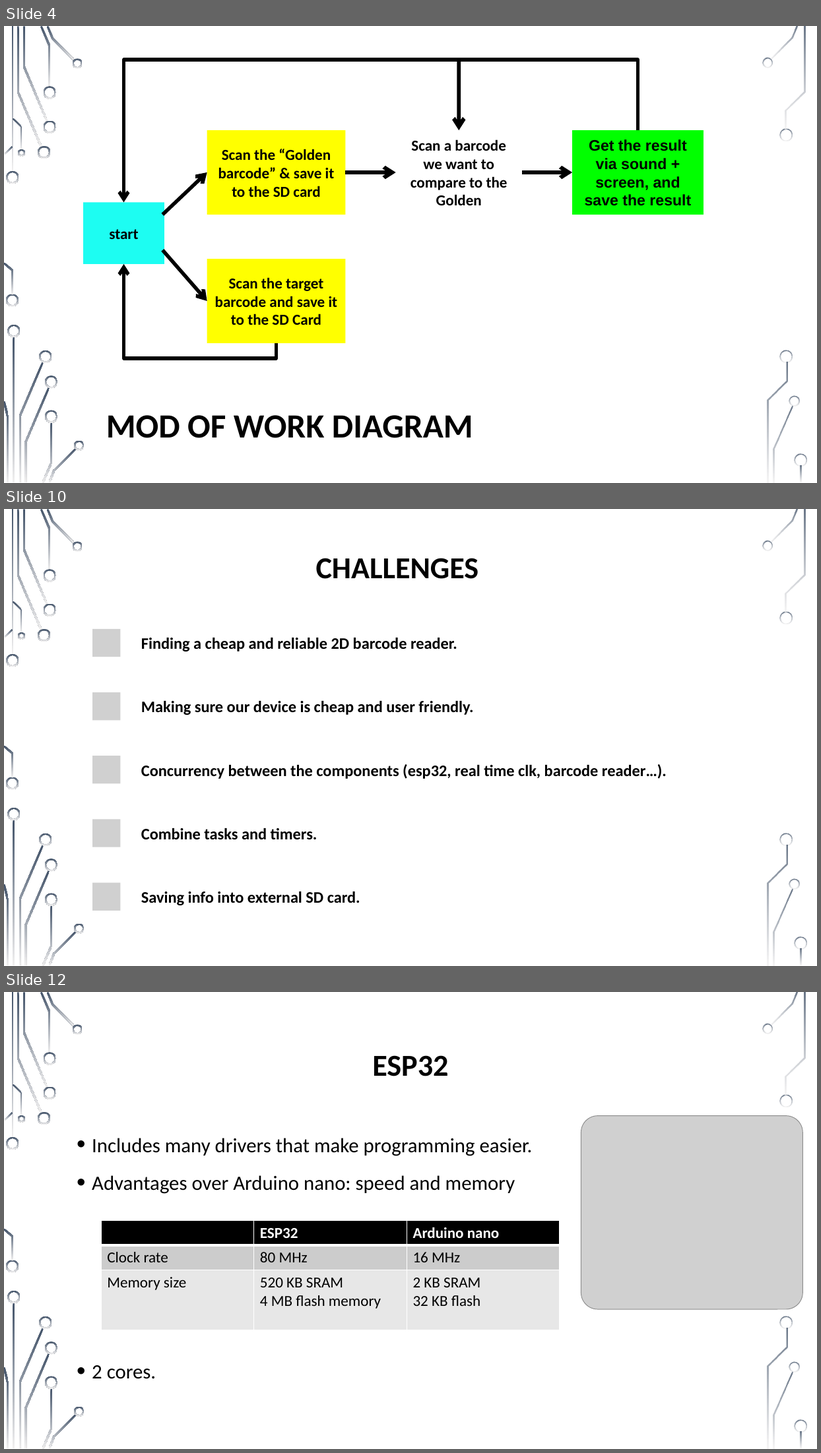
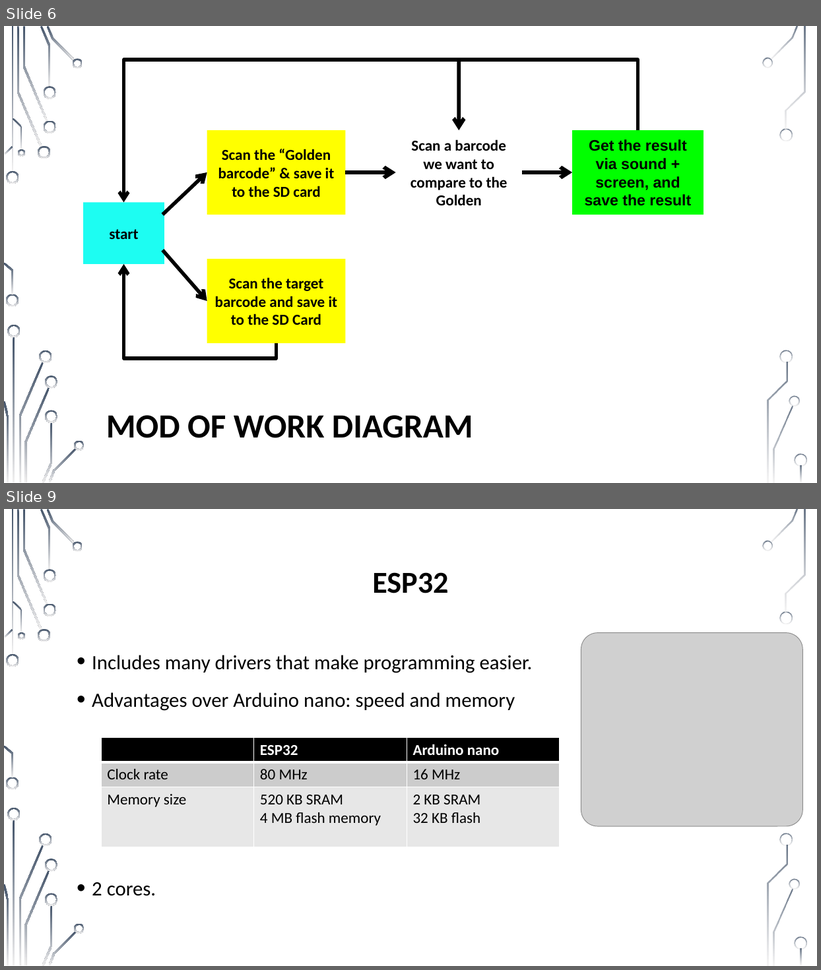
Before and after one commit to muhammad0bi/Technion_044167_E.E._project_A_IOT-Barcode_cheker, a slide deck: Presntations/midterm presentation IOT Barcode checker 7681.pptx. Shown one above the other, each under a label of ours: slides 4, 10 and 12 before the commit, slides 6 and 9 after it; the slides between them are not shown. The pictures are 821x1453 and 821x970 pixels, drawn with LibreOffice and Linux fonts; fonts in the diff are those of the drawing; grey boxes stand for pictures; background and template pictures are left out. Boxes give left, top, right and bottom in pixels: in the first picture for what was removed or moved away, otherwise in the second. Text is boxed around its words. In the diff, an @@ line names an element or a change of style, - is before the commit and + after.

```diff
--- a/Presntations/midterm presentation IOT Barcode checker 7681.pptx
+++ b/Presntations/midterm presentation IOT Barcode checker 7681.pptx
@@ slide 10 removed at (x1=4, y1=509, x2=817, y2=966), background picture (left out); not listed: 36 template elements that a slide beside it also shows @@
@@ title removed at (x1=316, y1=558, x2=479, y2=579) @@
-CHALLENGES
@@ group removed at (x1=92, y1=629, x2=667, y2=911): 5 pictures, 5 texts @@
-Finding a cheap and reliable 2D barcode reader.
-Making sure our device is cheap and user friendly.
-Concurrency between the components (esp32, real time clk, barcode reader…).
-Combine tasks and timers.
-Saving info into external SD card.
@@ what was slide 4 is now slide 6 @@
@@ what was slide 12 is now slide 9 @@
```
Also in this commit, not shown: 7 slides changed, 1 slide added, 3 other slides removed.
